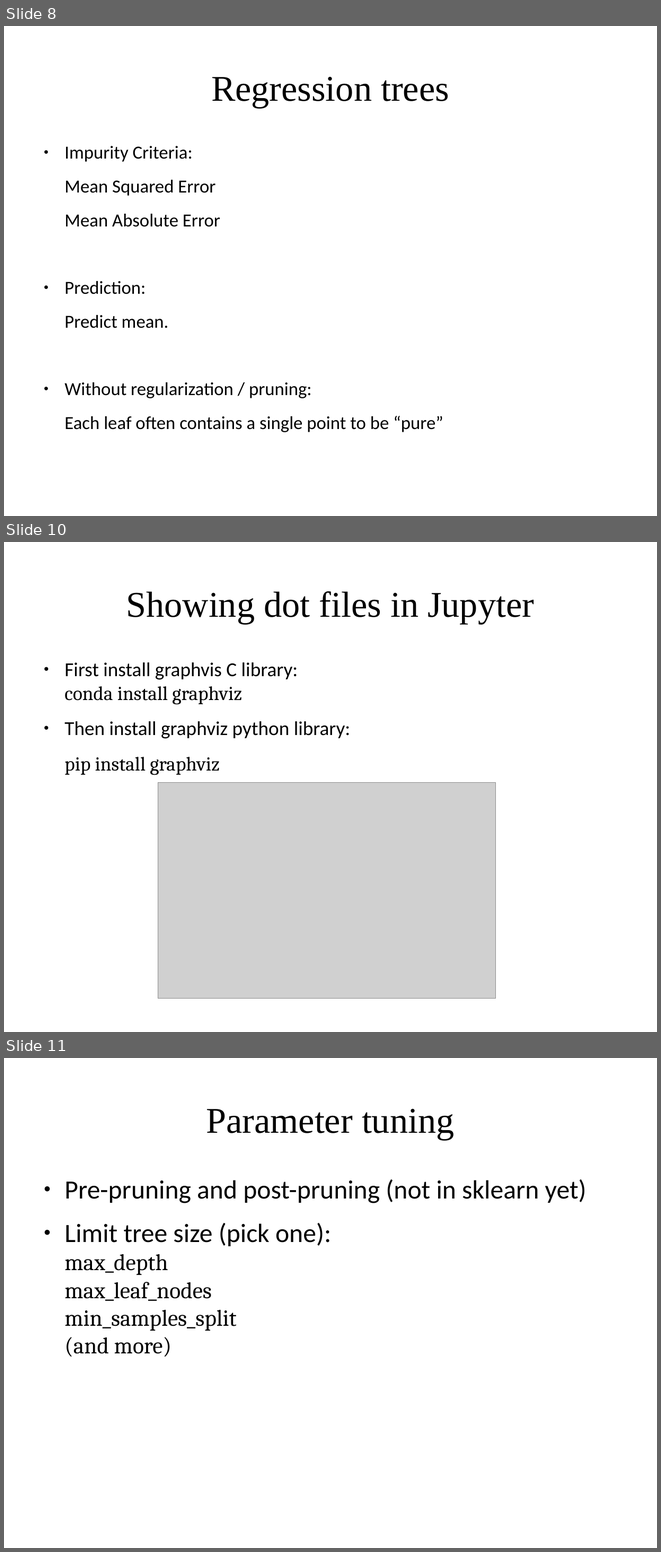
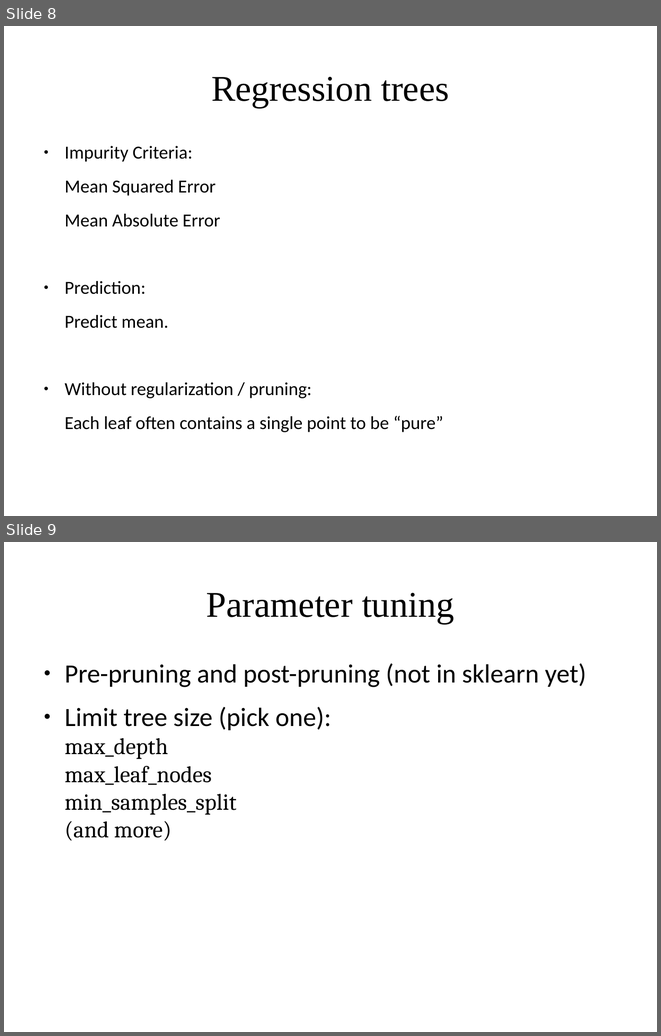
Before and after one commit to DS-BootCamp-DSI-Columbia/AY2017-2018-Winter-Collaboratory, a slide deck: Bootcamp-materials/slides/day3-trees-and-forests.odp. Shown one above the other, each under a label of ours: slides 8, 10 and 11 before the commit, slides 8 and 9 after it; the slides between them are not shown. The pictures are 661x1552 and 661x1036 pixels, drawn with LibreOffice and Linux fonts; fonts in the diff are those of the drawing; grey boxes stand for pictures. Boxes give left, top, right and bottom in pixels: in the first picture for what was removed or moved away, otherwise in the second. Text is boxed around its words. In the diff, an @@ line names an element or a change of style, - is before the commit and + after.

```diff
--- a/Bootcamp-materials/slides/day3-trees-and-forests.odp
+++ b/Bootcamp-materials/slides/day3-trees-and-forests.odp
@@ slide 10 removed at (4, 542, 657, 1032), background #FFFFFF @@
@@ title removed at (126, 591, 534, 624) @@
-Showing dot files in Jupyter
@@ text removed at (64, 662, 351, 775) @@
-● First install graphvis C library:
-  conda install graphviz
-● Then install graphviz python library:
-pip install graphviz
@@ picture removed at (158, 783, 496, 998) @@
@@ what was slide 11 is now slide 9 @@
```
Also in this commit, not shown: 1 other slide removed, 3 other files.
